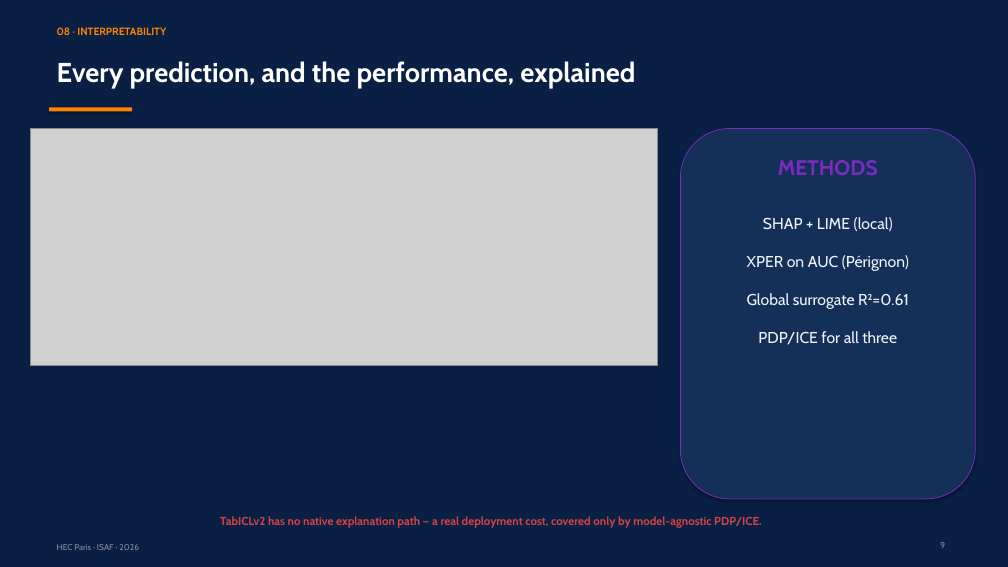
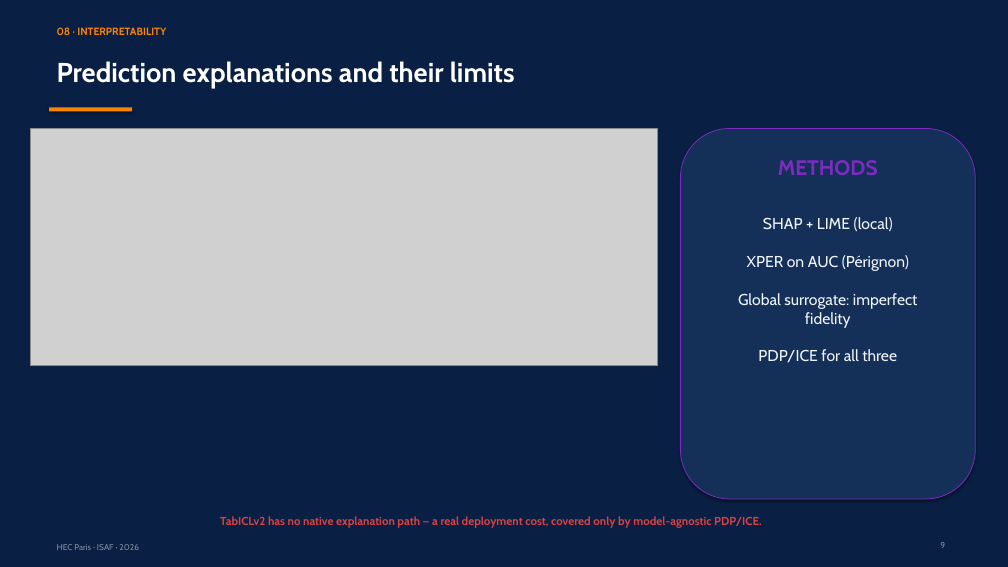
Before and after one commit to RyanBalech/recidivism-forecasting-analysis, a slide deck: slide 9 of reports/ISAF_Recidivism_Presentation.pptx. Drawn at 1008x567 pixels with LibreOffice and Linux fonts; fonts in the diff are those of the drawing; grey boxes stand for pictures. Boxes give left, top, right and bottom in pixels: in the first picture for what was removed or moved away, otherwise in the second. Text is boxed around its words. In the diff, an @@ line names an element or a change of style, - is before the commit and + after.

```diff
--- a/reports/ISAF_Recidivism_Presentation.pptx
+++ b/reports/ISAF_Recidivism_Presentation.pptx
@@ text at box(57, 61, 515, 88): text changed @@
-Every prediction, and the performance, explained
+Prediction explanations and their limits
@@ text at box(738, 217, 918, 363): text changed @@
-SHAP + LIME (local)
-XPER on AUC (Pérignon)
-Global surrogate R²=0.61
-PDP/ICE for all three
+SHAP + LIME (local)
+XPER on AUC (Pérignon)
+Global surrogate: imperfect fidelity
+PDP/ICE for all three
```
Also in this commit, not shown: 12 other slides changed, 48 other files.
